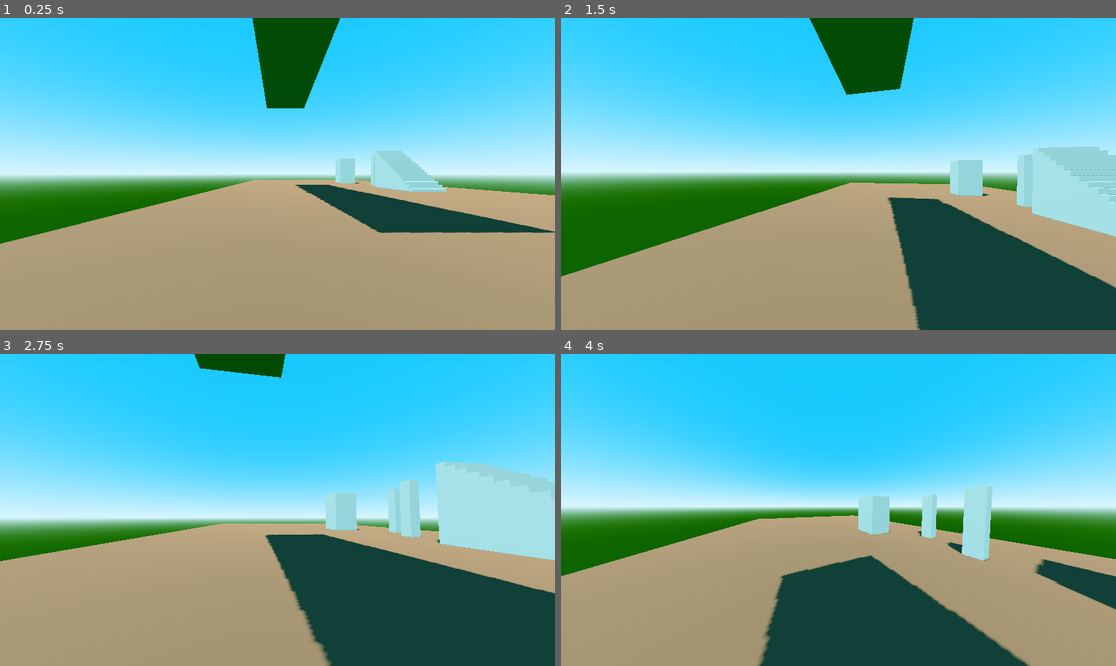
Above: before the commit, frames 1-4 (two rows, left to right).
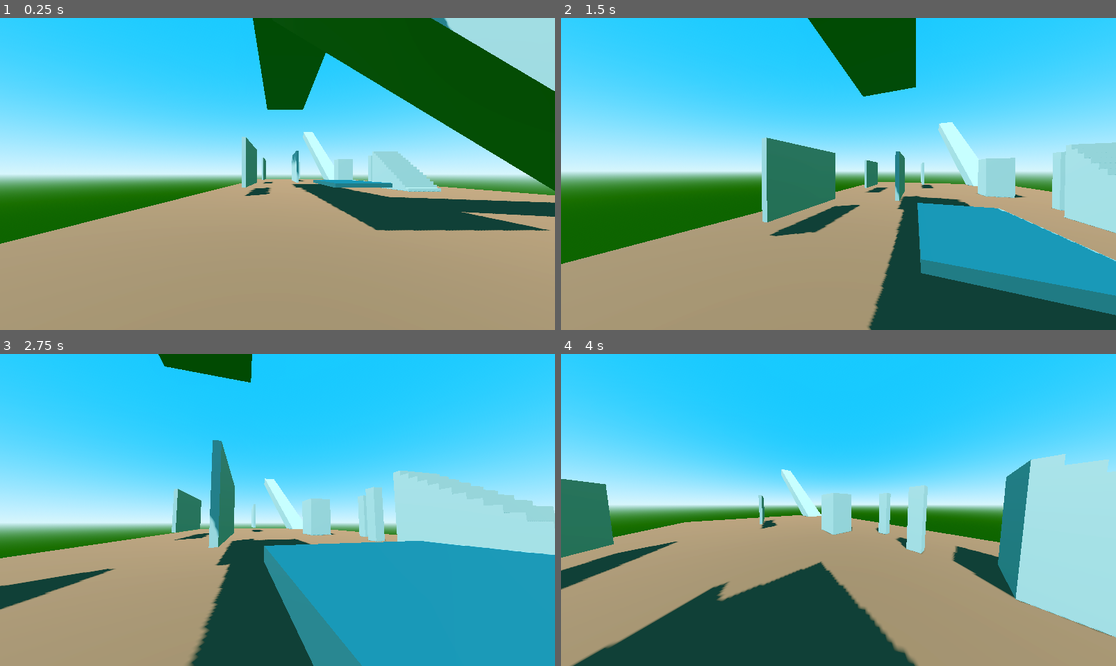
Above: after the commit, the same moments.

Repository: AryanCMSC/3D-Physics-Based-Player-Movement
Game: Godot game, scene res://Scenes/main.tscn
The game is run twice, just before and just after one commit, with the same random seed, the same clock (stepped at 60 frames per second) and the same inputs.
Inputs (mouse positions are in pixels of both pictures, inside the frame that each line leads up to):
- Up to frame 1 (0.25 s): no input
- Up to frame 2 (1.5 s): move the mouse to (866, 174) at 0.52 s; hold Ctrl (crouch) 0.53-1.28 s; hold Up (move_forward) from 0.53 s (still down); tap Space (jump) at 0.77, 1.07 s; tap F (dash) at 0.8, 1.35 s; move the mouse to (810, 174) at 1.27 s
- Up to frame 3 (2.75 s): keep holding Up (move_forward); tap Space (jump) at 1.52, 1.82, 2.3 s; tap Shift (sprint) at 1.55 s; move the mouse to (288, 503) at 2.02 s; hold Shift (sprint) from 2.03 s (still down)
- Up to frame 4 (4 s): keep holding Up (move_forward); move the mouse to (832, 516) at 2.77 s; release Shift (sprint) at 2.78 s; tap Space (jump) at 2.85, 3.02, 3.32, 3.77 s; tap Ctrl (crouch) at 3.05 s; move the mouse to (877, 513) at 3.52 s; hold Ctrl (crouch) from 3.53 s (still down); tap F (dash) at 3.8 s

The runs differ from the first frame. In frame 1, 17% of the frame differs, in the area x 43-100%, y 0-70%; in frame 2, 19%; in frame 3, 34%, in the area x 0-100%, y 0-100%; in frame 4, 30%.

Commit message:
revisions
fixed sliding a bit more, revamped some speeds and what not.

Diff:
--- a/Scenes/main.tscn
+++ b/Scenes/main.tscn
@@ -21,6 +21,8 @@
 
 [sub_resource type="StandardMaterial3D" id="StandardMaterial3D_jjgbg"]
 albedo_color = Color(0.449017, 0.232616, 0.129409, 1)
+
+[sub_resource type="BoxMesh" id="BoxMesh_bo1nx"]
 
 [node name="World" type="Node3D"]
 
@@ -68,7 +70,7 @@
 size = Vector3(2, 16, 1)
 
 [node name="CSGBox3D11" type="CSGBox3D" parent="Map Assets"]
-transform = Transform3D(-4.90056, 0, 0, 0, 0.00035264, 0, 0, 0, 29.5249, -7.66462, 13.5405, -14.7167)
+transform = Transform3D(-4.90056, 0, 0, 0, 0.00035264, 0, 0, 0, 29.5249, -7.66462, 13.6819, -14.7167)
 size = Vector3(1.26855, 16, 1)
 
 [node name="CSGBox3D10" type="CSGBox3D" parent="Map Assets"]
@@ -80,6 +82,38 @@
 [node name="CSGBox3D13" type="CSGBox3D" parent="Map Assets"]
 transform = Transform3D(3.1, 0, 0, 0, 5.3352, 0, 0, 0, 3.4, 6.08409, 3.1676, -40)
 
+[node name="CSGBox3D14" type="CSGBox3D" parent="Map Assets"]
+transform = Transform3D(18, 0, 0, 0, 5.85, 0, 0, 0, 1.5, 0, 3.425, 46)
+
+[node name="CSGBox3D15" type="CSGBox3D" parent="Map Assets"]
+transform = Transform3D(-7.86805e-07, 0, 1.5, 0, 5.85, 0, -18, 0, -6.55671e-08, 8.41741, 3.425, 54.3)
+
+[node name="CSGBox3D16" type="CSGBox3D" parent="Map Assets"]
+transform = Transform3D(0.365086, 0, 0, 0, 4.6, 0, 0, 0, 8.80559, -12.074, 3.59068, -18.9799)
+
+[node name="CSGBox3D17" type="CSGBox3D" parent="Map Assets"]
+transform = Transform3D(0.365086, 0, 0, 0, 4.6, 0, 0, 0, 8.80559, -6.07399, 3.59068, -28.9799)
+
+[node name="CSGBox3D18" type="CSGBox3D" parent="Map Assets"]
+transform = Transform3D(0.365086, 0, 0, 0, 4.6, 0, 0, 0, 8.80559, -12.074, 3.59068, -39.9799)
+
+[node name="CSGMesh3D" type="CSGMesh3D" parent="Map Assets"]
+transform = Transform3D(0.365086, 0, 0, 0, 4.6, 0, 0, 0, 8.80559, -3.07399, 3.59068, -51.9799)
+mesh = SubResource("BoxMesh_bo1nx")
+
+[node name="CSGBox3D19" type="CSGBox3D" parent="Map Assets"]
+transform = Transform3D(-1.59584e-08, 4.6, 0, -0.365086, -2.01072e-07, 0, 0, 0, 8.80559, -2.074, 1.59682, -16.9799)
+
+[node name="CSGBox3D20" type="CSGBox3D" parent="Map Assets"]
+transform = Transform3D(-0.0862452, 4.57354, 7.23004, -2.34856, 0.170594, -41.4644, -1.72037, -0.462165, 56.2425, 9.926, 1.59682, -61.9799)
+
+[node name="CSGBox3D21" type="CSGBox3D" parent="Map Assets"]
+transform = Transform3D(-1.89646, -0.0414471, 40.5404, -3.03873, -0.219607, -25.2498, 0.173501, -4.29927, 0.898929, 11.926, 1.22017, -6.9799)
+
+[node name="CSGBox3D" type="CSGBox3D" parent="Map Assets/CSGBox3D21"]
+transform = Transform3D(1.10734, -1.78814e-07, -1.8297e-06, 4.09782e-08, 2.58035, -8.19564e-08, -1.38622e-07, -9.31323e-10, 0.158226, -0.344078, -0.414031, -0.50945)
+operation = 2
+
 [node name="PlayerV2" parent="." instance=ExtResource("1_jjgbg")]
 transform = Transform3D(1, 0, 0, 0, 1, 0, 0, 0, 1, -9, 2, 2)
 
--- a/Scenes/playerv2.tscn
+++ b/Scenes/playerv2.tscn
@@ -21,9 +21,11 @@
 [node name="Head" type="Node3D" parent="."]
 transform = Transform3D(1, 0, 0, 0, 1, 0, 0, 0, 1, 0, 0.8, 0)
 
-[node name="head_bobber" type="Node3D" parent="Head"]
+[node name="wall_run_cam" type="Node3D" parent="Head"]
 
-[node name="Camera3D" type="Camera3D" parent="Head/head_bobber"]
+[node name="head_bobber" type="Node3D" parent="Head/wall_run_cam"]
+
+[node name="Camera3D" type="Camera3D" parent="Head/wall_run_cam/head_bobber"]
 
 [node name="crouch_ray" type="RayCast3D" parent="."]
 transform = Transform3D(1, 0, 0, 0, 1, 0, 0, 0, 1, 0, 1.24794, 0)
@@ -37,3 +39,15 @@
 unique_name_in_owner = true
 transform = Transform3D(1, 0, 0, 0, 1, 0, 0, 0, 1, 0, -1, 0)
 target_position = Vector3(0, -0.75, 0)
+
+[node name="WallCheckRayHighR" type="RayCast3D" parent="."]
+transform = Transform3D(-4.37114e-08, -0.28, 0, 1, -1.22392e-08, 0, 0, 0, 1, 0.485338, 0.6, 0)
+
+[node name="WallCheckRayLowR" type="RayCast3D" parent="."]
+transform = Transform3D(-4.37114e-08, -0.2, 0, 1, -8.74228e-09, 0, 0, 0, 1, 0.50167, -0.3, 0)
+
+[node name="WallCheckRayHighL" type="RayCast3D" parent="."]
+transform = Transform3D(4.37114e-08, 0.28, -8.74228e-08, 1, -1.22392e-08, 0, -3.82137e-15, -2.44784e-08, -1, -0.485464, 0.6, 0)
+
+[node name="WallCheckRayLowL" type="RayCast3D" parent="."]
+transform = Transform3D(4.37114e-08, 0.2, -8.74228e-08, 1, -8.74228e-09, 0, -3.82137e-15, -1.74846e-08, -1, -0.483935, -0.3, 0)
--- a/Scripts/playerv2.gd
+++ b/Scripts/playerv2.gd
@@ -6,15 +6,20 @@
 @onready var standing_col: CollisionShape3D = $StandingCol
 @onready var crouching_collision: CollisionShape3D = $CrouchingCollision
 @onready var crouch_ray: RayCast3D = $crouch_ray
-@onready var camera_3d: Camera3D = $Head/head_bobber/Camera3D
-@onready var head_bobber: Node3D = $Head/head_bobber
+@onready var camera_3d: Camera3D = $Head/wall_run_cam/head_bobber/Camera3D
+@onready var head_bobber: Node3D = $Head/wall_run_cam/head_bobber
 @onready var player_v2: CharacterBody3D = $"."
+@onready var wall_run_cam: Node3D = $Head/wall_run_cam
+@onready var wall_check_ray_highR: RayCast3D = $WallCheckRayHighR
+@onready var wall_check_ray_lowR: RayCast3D = $WallCheckRayLowR
+@onready var wall_check_ray_highL: RayCast3D = $WallCheckRayHighL
+@onready var wall_check_ray_lowL: RayCast3D = $WallCheckRayLowL
 
 # speed and movement variables
 
-@export var current_speed := 5.0
-const walking_speed := 5.0
-const sprinting_speed := 10.0
+@export var current_speed := 6.0
+const walking_speed := 6.0
+const sprinting_speed := 11.0
 const crouching_speed := 3.0
 const JUMP_VELOCITY := 5
 const dashing_speed := 30
@@ -34,7 +39,22 @@
 var sliding := false
 var dashing := false
 var can_dash := true
-
+var can_wallrun := false
+var wallrunning := false
+var wallrun_jump := false
+
+
+# wallrun
+
+var wallrun_delay := 0.2
+@onready var wallrun_delay_default := wallrun_delay
+var wallrun_angle := 15
+var wallrun_current_angle := 0
+var side := ""
+var wall_jump_horizontal := 1.5
+var wall_jump_vertical := 0.75
+var wall_jump_factor := 0.4
+var wall_jump_dir := Vector3.ZERO
 # stairs
 
 const MAX_STEP_HEIGHT := 0.5
@@ -45,10 +65,14 @@
 # sliding variables
 
 var slide_timer := 0.0
-var slider_time_max := 1.2
+var slider_time_max := 1.0
 var slide_vector := Vector2.ZERO
-var slide_speed := 13.0
-
+var slide_speed := 12.0
+var slope_acceleration := 3.0
+var max_slope_speed := 30.0
+var current_slide_speed := 12.0
+var uphill_deceleration := 10.0
+var min_slide_speed := 1.0
 # headbobbing variables
 
 const head_bobbing_sprinting_speed := 22
@@ -80,6 +104,32 @@
 		head.rotate_x(deg_to_rad(-event.relative.y * mouse_sens))
 		head.rotation.x = clamp(head.rotation.x, deg_to_rad(-89), deg_to_rad(89))
 
+	# checking for slope when sliding
+
+func is_on_slope() -> bool:
+	if not is_on_floor():
+		return false
+	var floor_normal := get_floor_normal()
+	var slope_angle := floor_normal.angle_to(Vector3.UP)
+
+	return slope_angle > deg_to_rad(17)
+
+func is_moving_uphill() -> bool:
+	if not is_on_slope():
+		return false
+
+	var floor_normal := get_floor_normal()
+	var movement_direction := Vector3(velocity.x, 0, velocity.z).normalized()
+
+	# Get the uphill direction (opposite to the downhill slope)
+	var downhill_direction := Vector3(floor_normal.x, 0, floor_normal.z).normalized()
+	var uphill_direction := -downhill_direction
+
+	# Check if movement direction aligns with uphill direction
+	var dot_product := movement_direction.dot(uphill_direction)
+
+	# If dot product > 0.5, we're moving more uphill than not (~60 degree threshold)
+	return dot_product > 0.5
 	# walking on stairs
 
 func is_surface_too_steep(normal : Vector3) -> bool:
@@ -132,17 +182,99 @@
 		params.motion = motion
 		return PhysicsServer3D.body_test_motion(player_v2.get_rid(), params, result)
 
+
+# wallrunning
+func process_wallrun() -> void:
+	if can_wallrun:
+		if is_on_wall() and ((wall_check_ray_lowR.is_colliding() and wall_check_ray_highR.is_colliding()) or (wall_check_ray_highL.is_colliding() and wall_check_ray_lowL.is_colliding())) and Input.is_action_pressed("move_forward") and Input.is_action_pressed("sprint"):
+			dashing = false
+			crouching = false
+			var collision := get_slide_collision(0)
+			var normal := collision.get_normal()
+
+			var wallrun_dir := Vector3.UP.cross(normal)
+			var player_view_dir := -camera_3d.global_transform.basis.z
+			var dot := wallrun_dir.dot(player_view_dir)
+			if dot < 0:
+				wallrun_dir = -wallrun_dir
+
+			var wallrun_axis_2d := Vector2(wallrun_dir.x, wallrun_dir.z)
+			var view_dir_2d := Vector2(player_view_dir.x, player_view_dir.z)
+			var angle := wallrun_axis_2d.angle_to(view_dir_2d)
+
+			angle = rad_to_deg(angle)
+
+			if dot < 0:
+				angle = -angle
+
+			if angle > 85:
+				wallrunning = false
+				return
+
+			wallrun_dir += -normal * 0.01
+
+			wallrunning = true
+
+			side = get_side(collision.get_position())
+
+			velocity.y = -0.01
+			direction = wallrun_dir
+
+		else:
+			wallrunning = false
+
+
+
+func process_wallrun_rotation(delta: float) -> void:
+		if wallrunning:
+			if side == "RIGHT":
+				wallrun_current_angle += delta * 60
+				wallrun_current_angle = clamp(wallrun_current_angle, -wallrun_angle, wallrun_angle)
+			elif side == "LEFT":
+				wallrun_current_angle -= delta * 60
+				wallrun_current_angle = clamp(wallrun_current_angle, -wallrun_angle, wallrun_angle)
+
+		else:
+			if wallrun_current_angle > 0:
+				wallrun_current_angle -= delta * 40
+				wallrun_current_angle = max(0, wallrun_current_angle)
+			elif wallrun_current_angle < 0:
+				wallrun_current_angle += delta * 40
+				wallrun_current_angle = min(wallrun_current_angle, 0)
+
+		wall_run_cam.rotation_degrees = Vector3(0,0,1) * wallrun_current_angle
+
+func get_side(point: Vector3) -> String:
+	point = to_local(point)
+
+	if point.x > 0:
+		return "RIGHT"
+	elif point.x < 0:
+		return "LEFT"
+	else: return "CENTER"
+
 func _physics_process(delta: float) -> void:
 
 	# movement input to use for sliding checking and for direction.
 	var input_dir := Input.get_vector("move_left", "move_right", "move_forward", "move_backwards")
-
 	# Gravity
 	if not is_on_floor():
 		velocity += get_gravity() * delta
+		wallrun_delay = clamp(wallrun_delay - delta, 0, wallrun_delay_default)
+		if wallrun_delay == 0:
+			can_wallrun = true
+
 	else:
 		jumps = 2
 		_last_frame_was_on_floor = Engine.get_physics_frames()
+		can_wallrun = false
+		wallrunning = false
+		wallrun_jump = false
+		wallrun_delay = wallrun_delay_default
+
+	process_wallrun()
+	process_wallrun_rotation(delta)
+
 
 	# dashing
 
@@ -172,14 +304,39 @@
 		velocity.y = JUMP_VELOCITY * 1.2
 		sliding = false
 
+	# jumping while wallrunning
+
+	if Input.is_action_just_pressed("jump") and wallrunning:
+		can_wallrun = false
+		wallrunning = false
+		dashing = false
+		jumps += 1
+		velocity = Vector3.ZERO
+
+		velocity.y = JUMP_VELOCITY * wall_jump_vertical
+		wallrun_jump = true
+
+		if side == "LEFT":
+			wall_jump_dir = global_transform.basis.x * wall_jump_horizontal
+		elif side == "RIGHT":
+			wall_jump_dir = -global_transform.basis.x * wall_jump_horizontal
+
+		wall_jump_dir *= wall_jump_factor
+
+		direction = (direction * (1 - wall_jump_factor)) + wall_jump_dir
+		get_tree().create_timer(0.2).timeout.connect(func() -> void: wallrun_jump = false)
+
+
+
 	# Crouching and Sprinting (note crouching is dominant over sprinting)
-	if Input.is_action_pressed("crouch") || sliding:
+	if (Input.is_action_pressed("crouch") || sliding) and not wallrunning:
 
 		current_speed = lerp(current_speed,crouching_speed, lerp_speed * delta)
 		head.position.y = lerp(head.position.y, .3, lerp_speed * delta)
 
 		standing_col.disabled = true
 		crouching_collision.disabled = false
+		crouching = true
 
 		# start sliding logic if sprinting in a direction while crouching
 		if sprinting and input_dir != Vector2.ZERO and is_on_floor():
@@ -212,12 +369,33 @@
 	# handling sliding time ending
 
 	if sliding:
-		slide_timer -= delta
+	# Only decrement timer when NOT on a slope
+		if not is_on_slope():
+			slide_timer -= delta
+			# Reset slide speed to normal when back on flat ground
+			current_slide_speed = lerp(current_slide_speed, slide_speed, delta * lerp_speed)
+
+		elif is_moving_uphill():
+			current_slide_speed = max(current_slide_speed - (uphill_deceleration * delta), min_slide_speed)
+
+			# Stop sliding if speed gets too low
+			if current_slide_speed <= min_slide_speed:
+				sliding = false
+				current_slide_speed = slide_speed
+			else:
+				# Timer counts down normally when going uphill
+				slide_timer -= delta
+		else:
+			# Accelerate while on slope
+			current_slide_speed = min(current_slide_speed + (slope_acceleration * delta), max_slope_speed)
+
 		camera_3d.rotation.z = lerp(camera_3d.rotation.z,-deg_to_rad(3.0), lerp_speed * delta)
 		if slide_timer <= 0:
 			sliding = false
+			current_slide_speed = slide_speed  # Reset to default when slide ends
 	else:
 		camera_3d.rotation.z = lerp(camera_3d.rotation.z,-deg_to_rad(0.0), lerp_speed * delta)
+		current_slide_speed = slide_speed  # Reset to default when not sliding
 
 
 	# headbob
@@ -259,7 +437,7 @@
 
 	if sliding:
 		direction = (transform.basis * Vector3(slide_vector.x,0, slide_vector.y)).normalized()
-		current_speed = (slide_timer + 0.1) * slide_speed
+		current_speed = current_slide_speed
 
 	if dashing:
 		direction = -player_v2.transform.basis.z.normalized()
--- a/project.godot
+++ b/project.godot
@@ -18,6 +18,12 @@
 [debug]
 
 gdscript/warnings/untyped_declaration=2
+
+[display]
+
+window/size/viewport_width=1920
+window/size/viewport_height=1080
+window/size/mode=2
 
 [input]
 
@@ -53,6 +59,7 @@
 crouch={
 "deadzone": 0.2,
 "events": [Object(InputEventKey,"resource_local_to_scene":false,"resource_name":"","device":-1,"window_id":0,"alt_press …(195 unchanged characters)…
+, Object(InputEventKey,"resource_local_to_scene":false,"resource_name":"","device":-1,"window_id":0,"alt_pressed":false,"shift_pressed":false,"ctrl_pressed":false,"meta_pressed":false,"pressed":false,"keycode":0,"physical_keycode":67,"key_label":0,"unicode":99,"location":0,"echo":false,"script":null)
 ]
 }
 jump={
Not shown: 1 places in Scenes/main.tscn that only renumber resources
Not shown, added: export_presets.cfg
Not shown, added: G.N.A.T.console.exe
Not shown, added: G.N.A.T.exe
Not shown, added: Scenes/main.tscn1502614013.tmp
Not shown, added: Scenes/playerv2.tscn1241859710.tmp
Not shown, added: Scenes/playerv2.tscn1251029211.tmp
Not shown, added: Scenes/playerv2.tscn1255658397.tmp
Not shown, added: Scenes/playerv2.tscn1321338555.tmp
